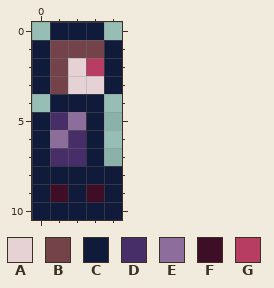
Pixel-art file, stored at BrawlerBodySprite.aseprite. This is how it looked before the edit.
5x11 pixels, 1 frame.
Palette (. is transparent): A #e6d1d5  B #74434a  C #101a3a  D #482e69  E #8d6d9c  F #3d0e26  G #b73e62
After:
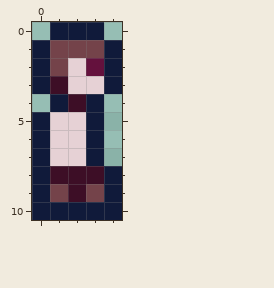
The edit:
colour G: #b73e62 -> #64113d
Changed rows in their new state; - is a pixel that keeps its letter.
first column x 1:
 3 F--
 4 -F-
 5 AA-
 6 AA-
 7 AA-
 8 FFF
 9 BFB
Changed places in both pictures, as pixel boxes (x1, y1, x2, y2):
changed: (50, 58, 104, 202)
